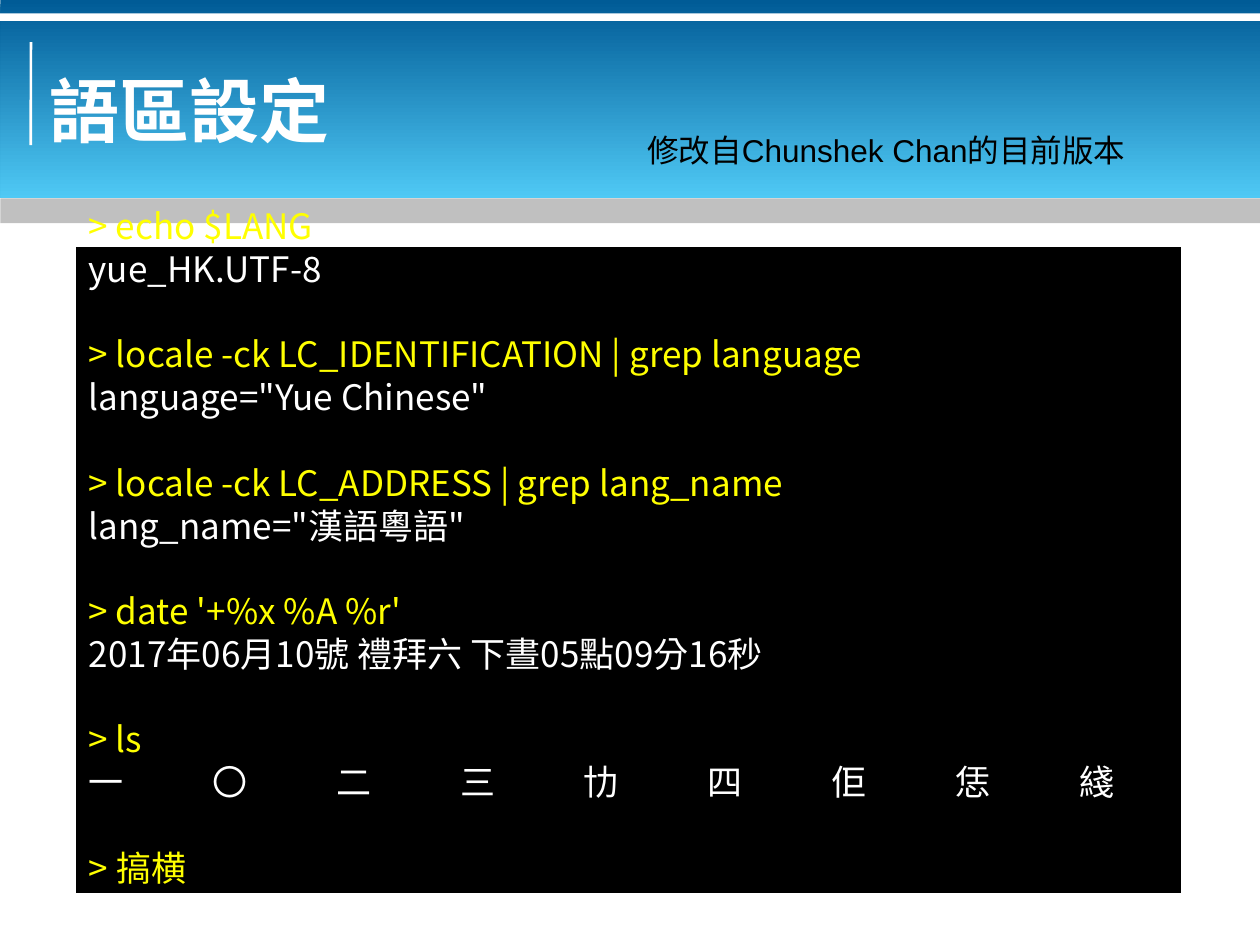
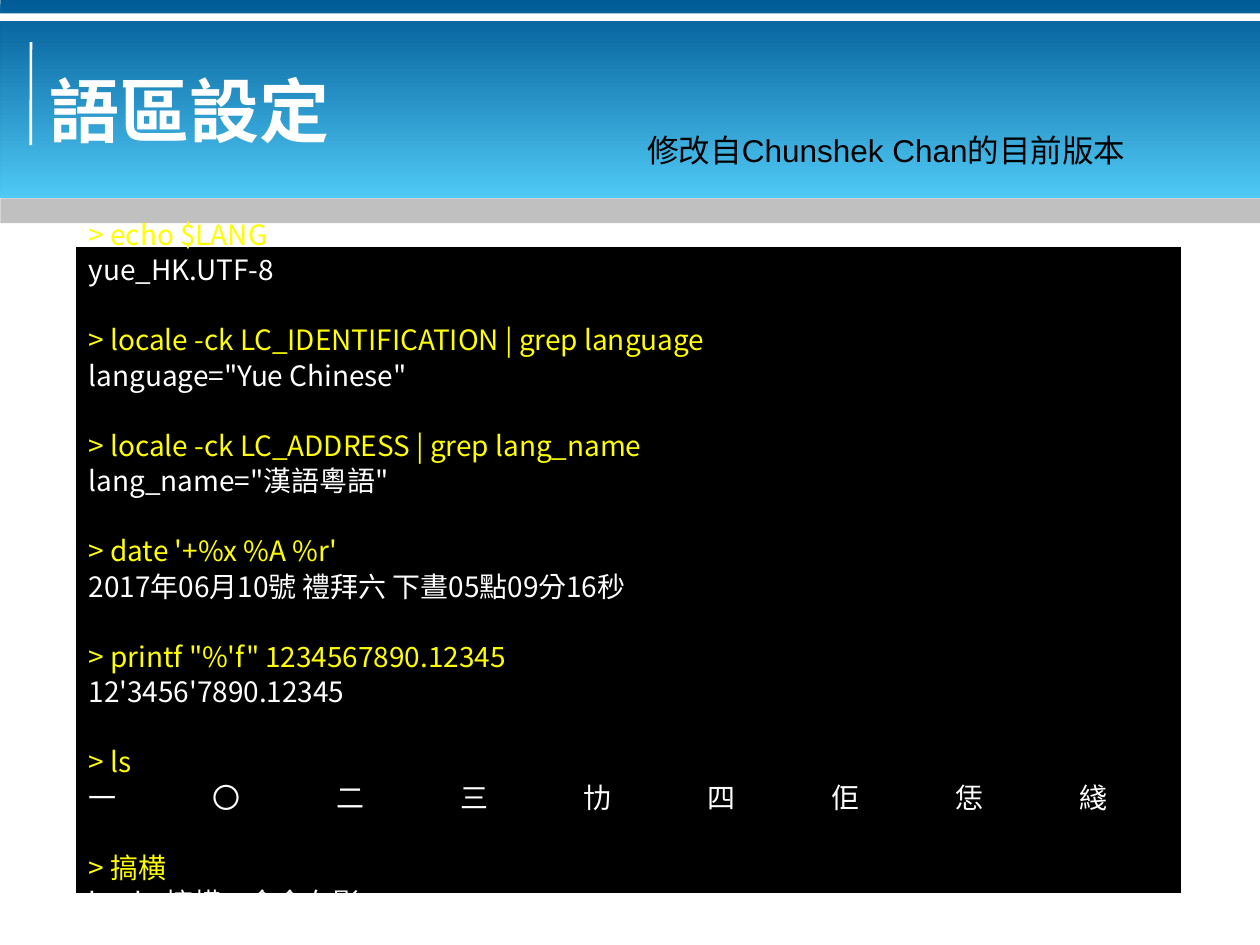
Before and after one commit to bluebat/.presentations, a slide deck: slide 3 of look-at-yue-desktop.odp. Drawn at 1260x945 pixels with LibreOffice and Linux fonts; fonts in the diff are those of the drawing; background and template pictures are left out. Boxes give left, top, right and bottom in pixels: in the first picture for what was removed or moved away, otherwise in the second. Text is boxed around its words. In the diff, an @@ line names an element or a change of style, - is before the commit and + after.

```diff
--- a/look-at-yue-desktop.odp
+++ b/look-at-yue-desktop.odp
@@ text in rectangle at [89, 259, 704, 881]: size 20 to 16 pt in "> echo $LANG", "yue_HK.UTF-8", "> locale -ck LC_IDENTIFICATION | grep language", "language="Yue Chinese"" and 7 more places @@
@@ text in rectangle at [89, 644, 505, 703]: paragraphs added @@
+> printf "%'f" 1234567890.12345
+12'3456'7890.12345
@@ text in rectangle at [89, 885, 360, 893]: text changed; size 20 to 16 pt @@
-bash: 搞横：命令無影
+bash: 搞横：命令冇影
```
Also in this commit, not shown: 2 other slides changed, 2 other files.
